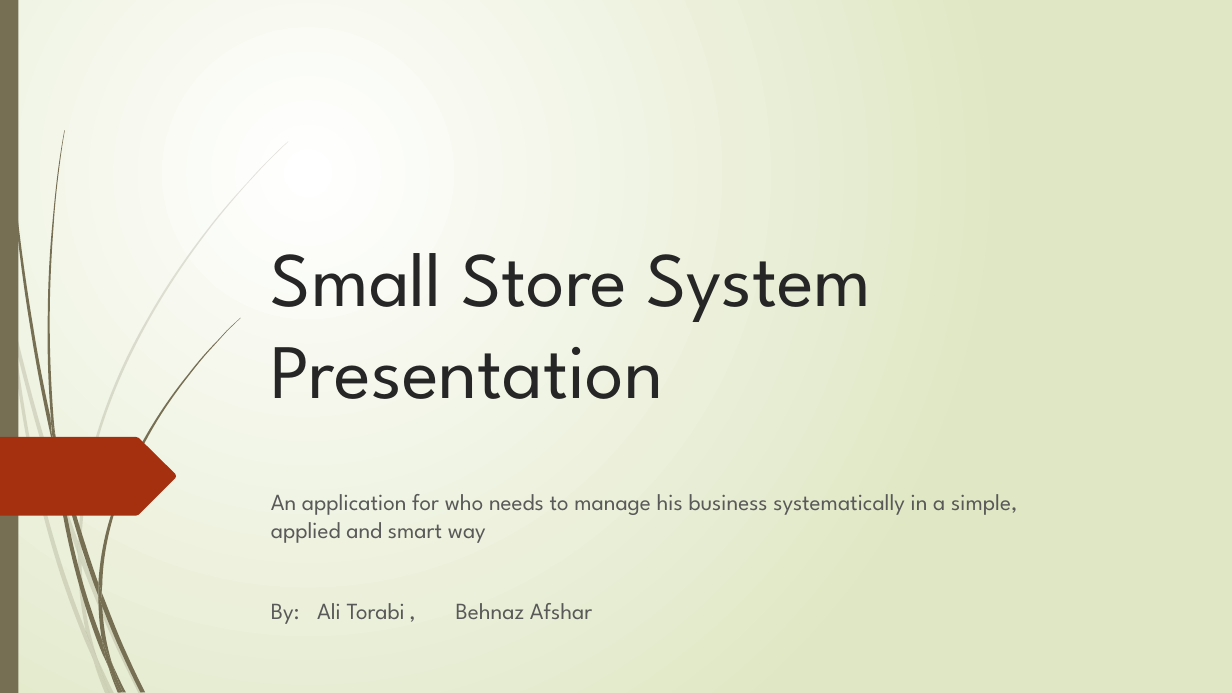
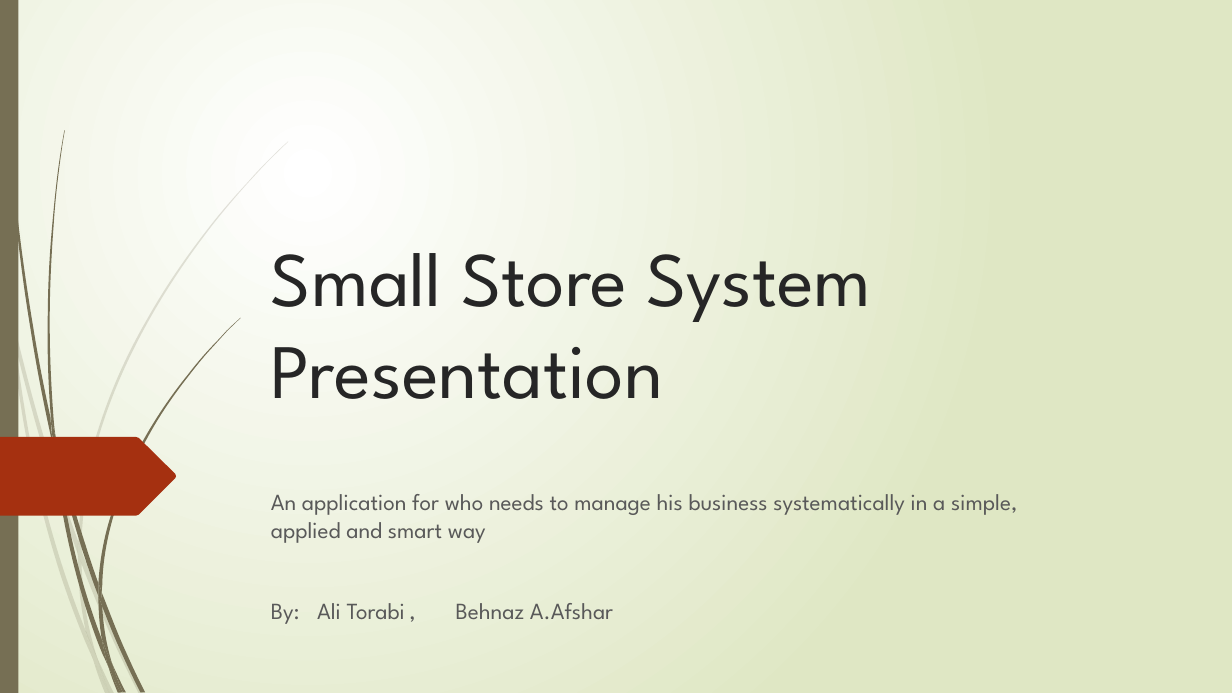
Before and after one commit to alitorabi1/SmallStore, a slide deck: slide 1 of Documents/Presentation1.pptx. Drawn at 1232x693 pixels with LibreOffice and Linux fonts; fonts in the diff are those of the drawing. Boxes give left, top, right and bottom in pixels: in the first picture for what was removed or moved away, otherwise in the second. Text is boxed around its words. In the diff, an @@ line names an element or a change of style, - is before the commit and + after.

```diff
--- a/Documents/Presentation1.pptx
+++ b/Documents/Presentation1.pptx
@@ subtitle at box(271, 603, 613, 624): text changed @@
-By: Ali Torabi , Behnaz Afshar
+By: Ali Torabi , Behnaz A.Afshar
```
Also in this commit, not shown: 3 other slides changed, 4 slides added, 1 slide removed.
